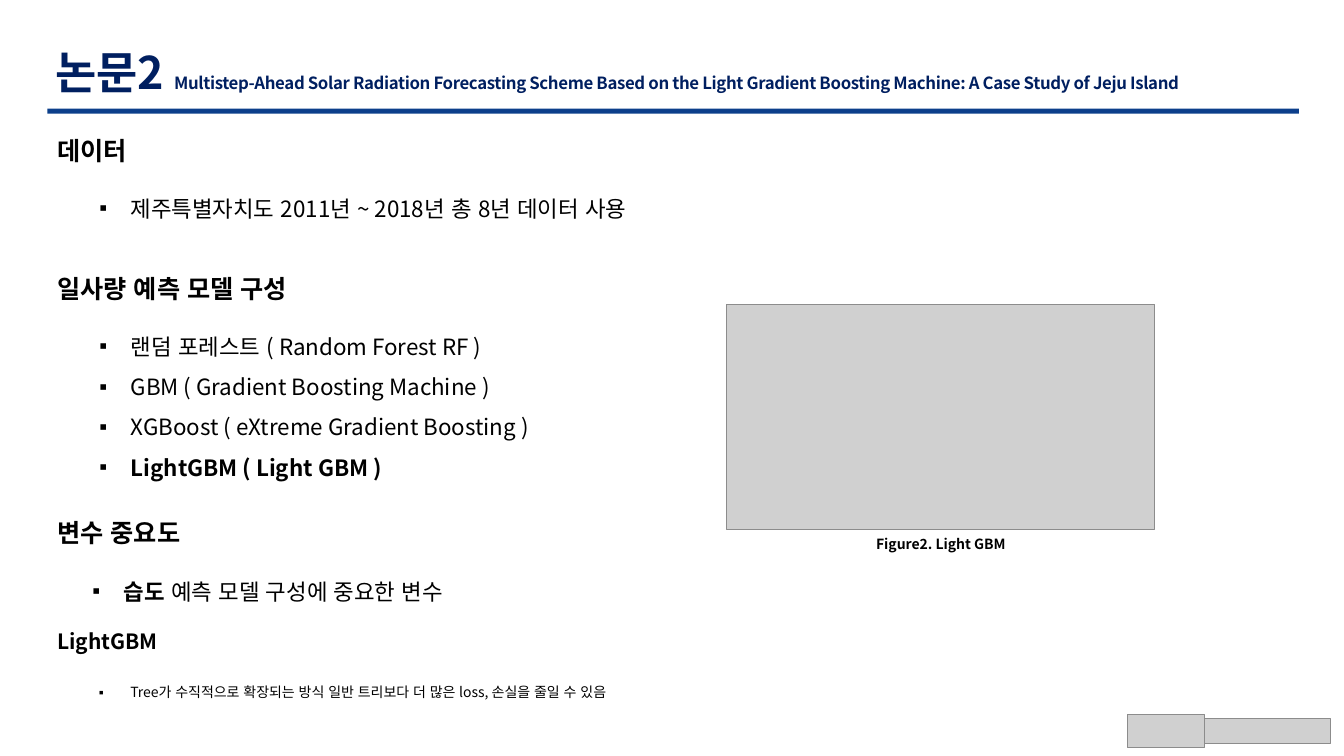
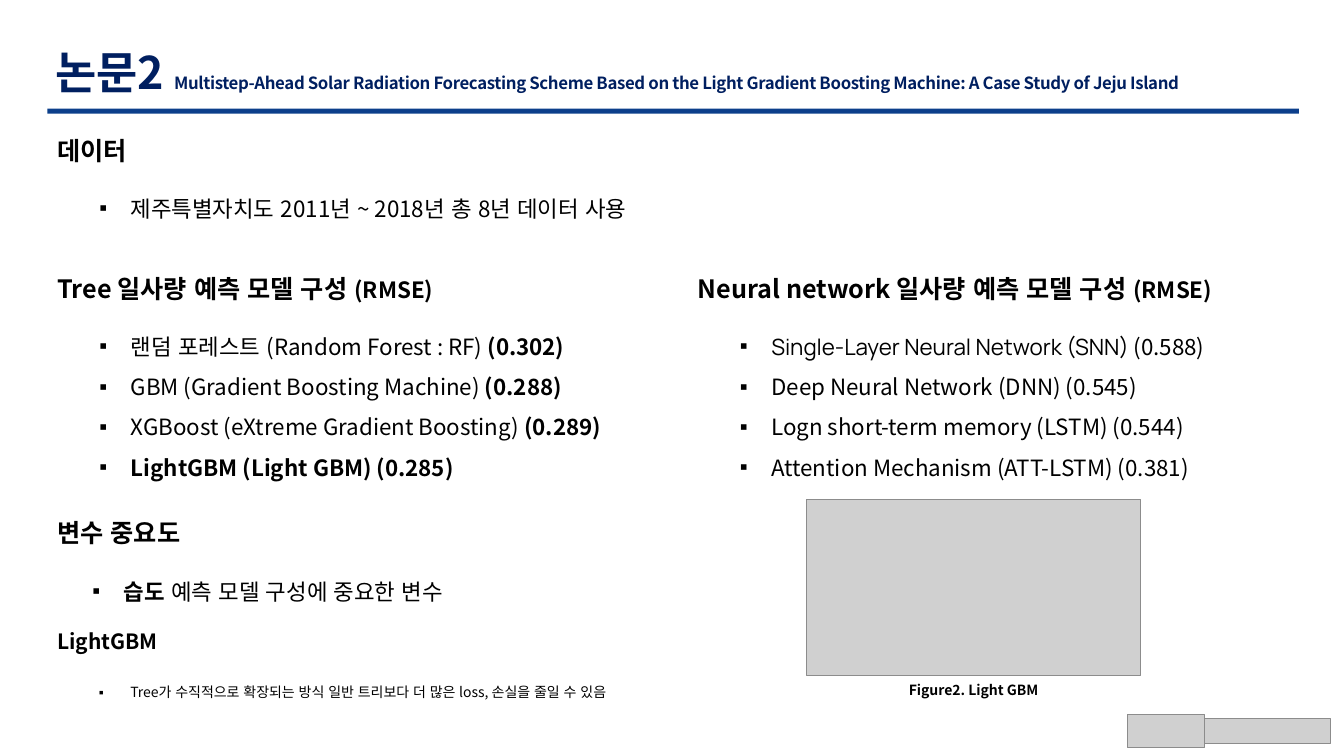
Before and after one commit to TaegyuHan/Solar_radiation_prediction_model, a slide deck: slide 10 of KICS_PT/[KICS] 동향 poster.pptx. Drawn at 1344x756 pixels with LibreOffice and Linux fonts; fonts in the diff are those of the drawing; grey boxes stand for pictures. Boxes give left, top, right and bottom in pixels: in the first picture for what was removed or moved away, otherwise in the second. Text is boxed around its words. In the diff, an @@ line names an element or a change of style, - is before the commit and + after.

```diff
--- a/KICS_PT/[KICS] 동향 poster.pptx
+++ b/KICS_PT/[KICS] 동향 poster.pptx
@@ text at box(57, 277, 433, 303): text changed @@
-일사량 예측 모델 구성
+Tree 일사량 예측 모델 구성 (RMSE)
@@ text added at box(698, 277, 1212, 303), 18 pt, text #000000, bold @@
+Neural network 일사량 예측 모델 구성 (RMSE)
@@ text at box(131, 336, 601, 481): text changed @@
-▪ 랜덤 포레스트 ( Random Forest RF )
-▪ GBM ( Gradient Boosting Machine )
-▪ XGBoost ( eXtreme Gradient Boosting )
-▪ LightGBM ( Light GBM )
+▪ 랜덤 포레스트 (Random Forest : RF) (0.302)
+▪ GBM (Gradient Boosting Machine) (0.288)
+▪ XGBoost (eXtreme Gradient Boosting) (0.289)
+▪ LightGBM (Light GBM) (0.285)
@@ text added at box(771, 335, 1205, 481), 16 pt, text #000000 @@
+▪ Single-Layer Neural Network (SNN) (0.588)
+▪ Deep Neural Network (DNN) (0.545)
+▪ Logn short-term memory (LSTM) (0.544)
+▪ Attention Mechanism (ATT-LSTM) (0.381)
@@ picture: place and size @@
-picture at box(727, 304, 1155, 529)
+picture at box(807, 500, 1141, 677)
@@ text "Figure2. Light GBM": place and size @@
-text "Figure2. Light GBM" at box(876, 537, 1005, 553)
+text "Figure2. Light GBM" at box(909, 683, 1038, 699)
```
Also in this commit, not shown: 11 other slides changed, 6 other files.
